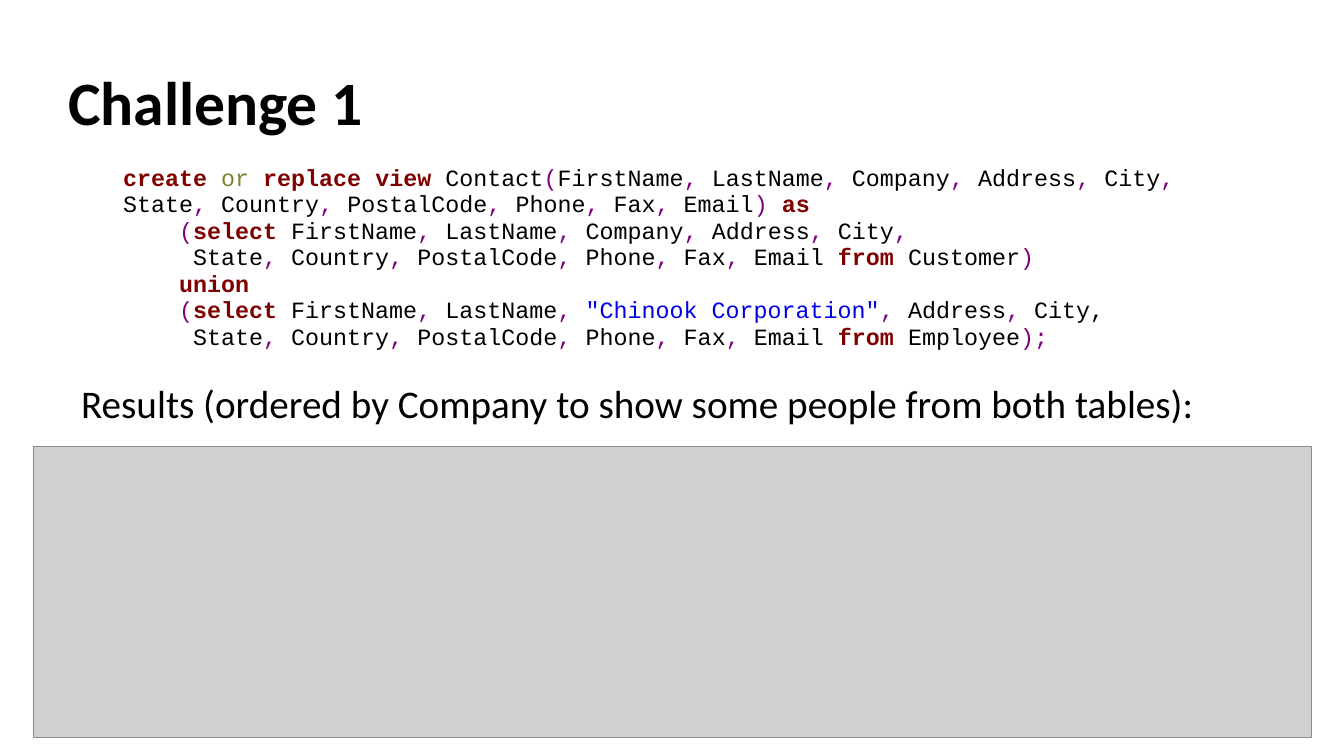
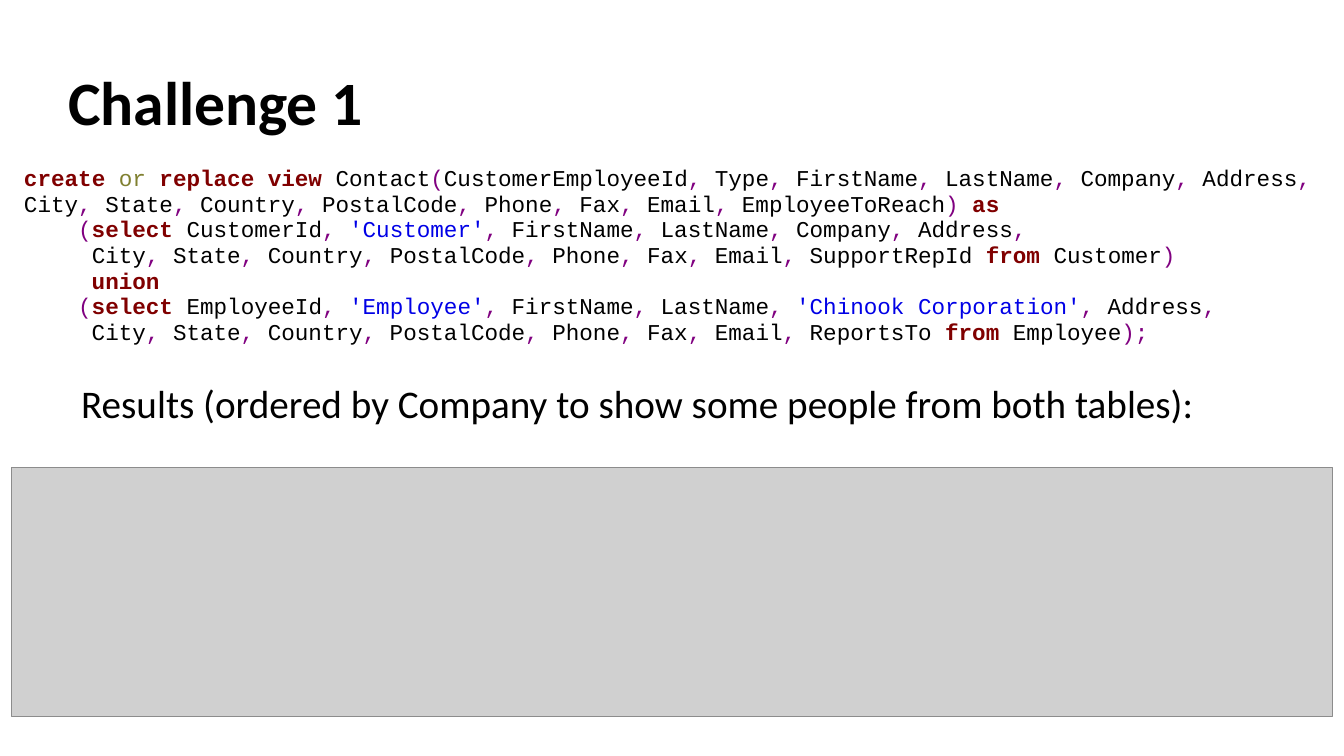
Before and after one commit to Ravana99/aid20-Chinook, a slide deck: slide 2 of proj.pptx. Drawn at 1344x756 pixels with LibreOffice and Linux fonts; fonts in the diff are those of the drawing; grey boxes stand for pictures. Boxes give left, top, right and bottom in pixels: in the first picture for what was removed or moved away, otherwise in the second. Text is boxed around its words. In the diff, an @@ line names an element or a change of style, - is before the commit and + after.

Commit message:
adjustments to challenge 1

```diff
--- a/proj.pptx
+++ b/proj.pptx
@@ table at (x1=19, y1=165, x2=1326, y2=369) @@
@@ row 1, column 1: "create or replace view Contact(FirstName, LastName, Company, Address, City, State, Country, PostalCode, Phone, Fax, Email) as / (select FirstName, LastName, Company, Address, City, / State, Country, PostalCode, Phone, Fax, Email from Customer) / union / (select FirstName, LastName, "Chinook Corporation", Address, City, / State, Country, PostalCode, Phone, Fax, Email from Employee);" to "create or replace view Contact(CustomerEmployeeId, Type, FirstName, LastName, Company, Address, City, State, Country, PostalCode, Phone, Fax, Email, EmployeeToReach) as / (select CustomerId, 'Customer', FirstName, LastName, Company, Address, / City, State, Country, PostalCode, Phone, Fax, Email, SupportRepId from Customer) / union / (select EmployeeId, 'Employee', FirstName, LastName, 'Chinook Corporation', Address, / City, State, Country, PostalCode, Phone, Fax, Email, ReportsTo from Employee);" @@
@@ table resized from (x1=118, y1=164, x2=1226, y2=370) to (x1=19, y1=165, x2=1326, y2=369) @@
@@ picture resized from (x1=33, y1=446, x2=1311, y2=737) to (x1=11, y1=467, x2=1332, y2=716) @@
```
Also in this commit, not shown: 2 other files.
